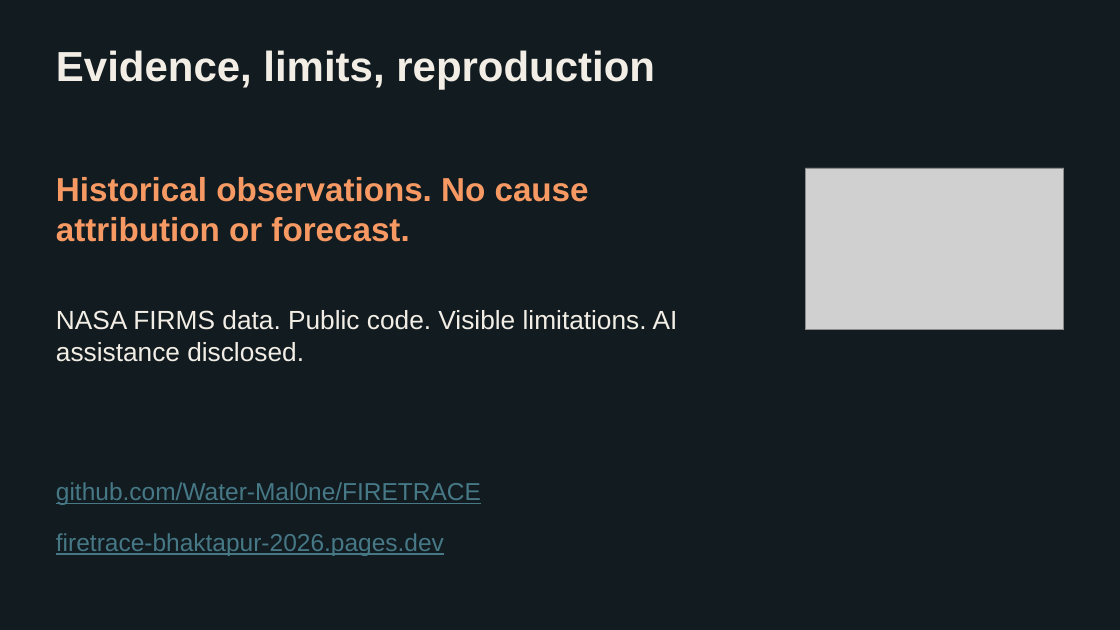
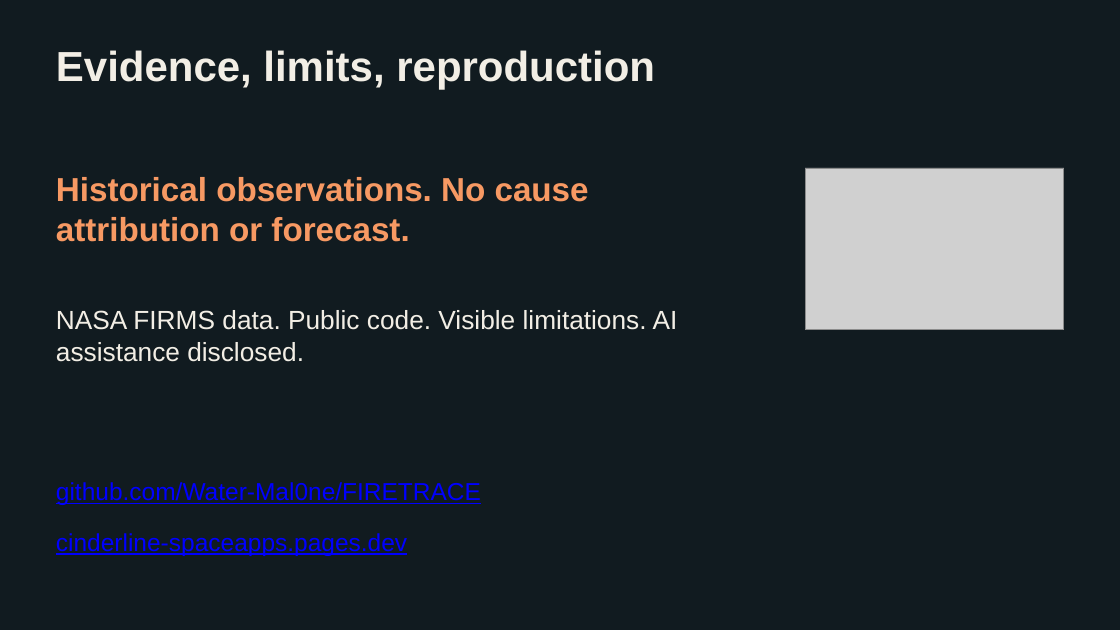
Before and after one commit to Water-Mal0ne/CINDERLINE, a slide deck: slide 7 of submission/FIRETRACE_slides.pptx. Drawn at 1120x630 pixels with LibreOffice and Linux fonts; fonts in the diff are those of the drawing; grey boxes stand for pictures. Boxes give left, top, right and bottom in pixels: in the first picture for what was removed or moved away, otherwise in the second. Text is boxed around its words. In the diff, an @@ line names an element or a change of style, - is before the commit and + after.

```diff
--- a/submission/FIRETRACE_slides.pptx
+++ b/submission/FIRETRACE_slides.pptx
@@ text "github.com/Water-Mal0ne/FIRETRACE" at bbox=[56, 482, 481, 505]: text colour #467886 to #0000FF @@
@@ text at bbox=[56, 533, 407, 556]: text changed; text colour #467886 to #0000FF @@
-firetrace-bhaktapur-2026.pages.dev
+cinderline-spaceapps.pages.dev
```
Also in this commit, not shown: 3 other slides changed, 51 other files.
